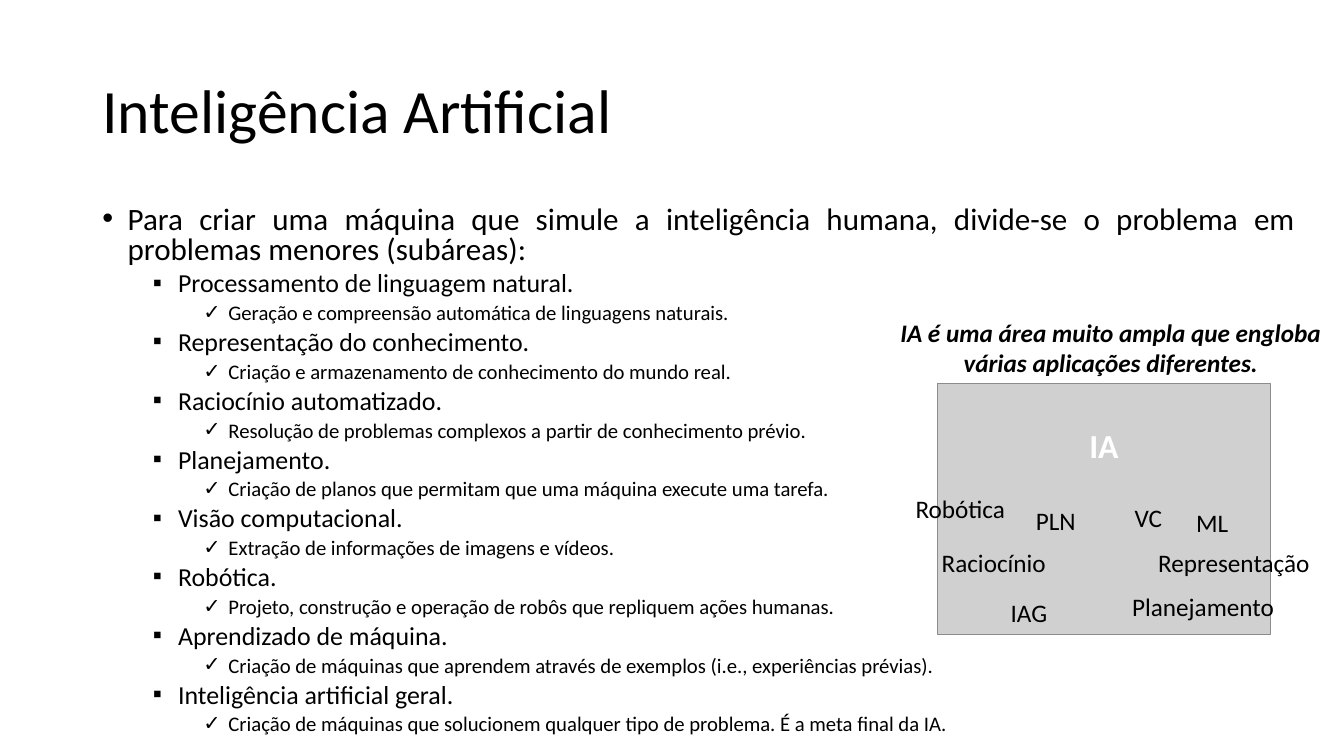
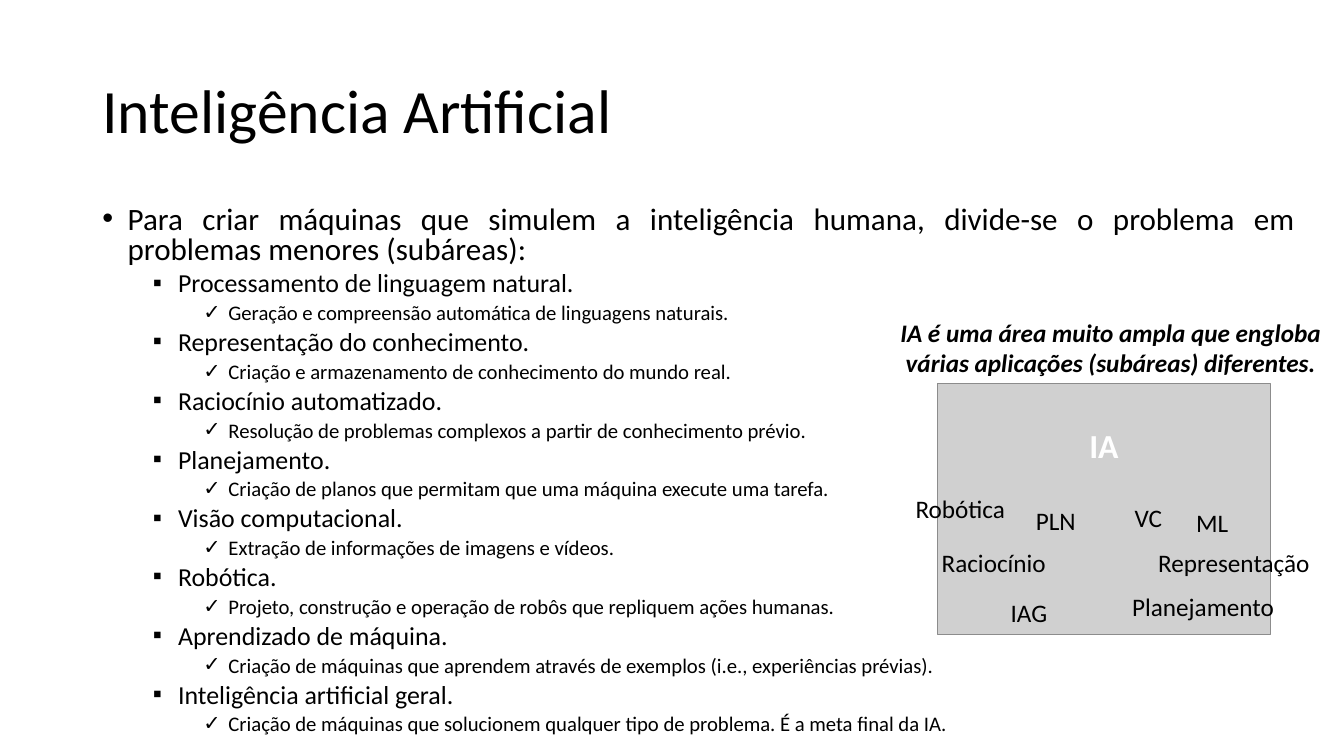
Before and after one commit to zz4fap/t319_aprendizado_de_maquina, a slide deck: slide 8 of slides/T319_Introdução.pptx. Drawn at 1344x756 pixels with LibreOffice and Linux fonts; fonts in the diff are those of the drawing; grey boxes stand for pictures. Boxes give left, top, right and bottom in pixels: in the first picture for what was removed or moved away, otherwise in the second. Text is boxed around its words. In the diff, an @@ line names an element or a change of style, - is before the commit and + after.

```diff
--- a/slides/T319_Introdução.pptx
+++ b/slides/T319_Introdução.pptx
@@ text at [128,208,1294,265]: text changed @@
-• Para criar uma máquina que simule a inteligência humana, divide-se o problema em problemas menores (subáreas):
+• Para criar máquinas que simulem a inteligência humana, divide-se o problema em problemas menores (subáreas):
@@ text at [900,324,1321,376]: text changed @@
-IA é uma área muito ampla que engloba várias aplicações diferentes.
+IA é uma área muito ampla que engloba várias aplicações (subáreas) diferentes.
```
Also in this commit, not shown: 11 other slides changed, 1 other file.
